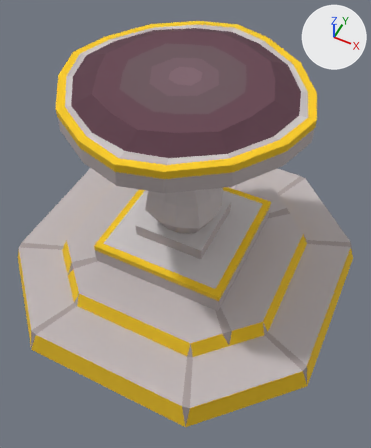
Two versions of the glTF model public/models/restoration-pools.gltf, one commit apart.
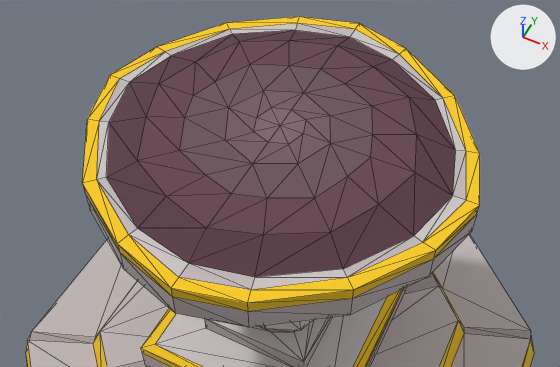
Old and new are each drawn whole from a 50 mm lens placed at (95.0, -190.0, 271.0), pointed at (9.0, -19.0, 58.0) and again close up from a 50 mm lens placed at (77.0, -155.0, 304.0), pointed at (-8.0, 15.0, 92.0). Arrows for +X, +Y and +Z are at upper right; the lights stay in place. The first two pictures are the older version. The close-ups show mesh edges as thin lines. Vertices at exactly the same position are counted once.
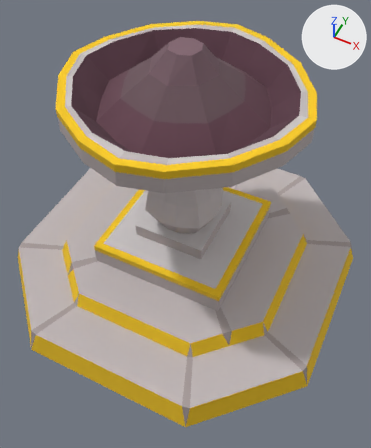
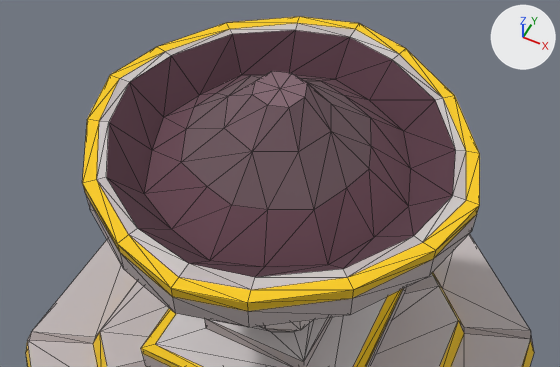
The newer file adds a shape key; the second version is drawn at full value of the shape key 'target_3' of 'Mesh_0', and the change is written as the vertex moves it makes.

Location of each change, [x1, y1, x2, y2] in pixels of the close-ups (560 x 367 px; the box of a moved part takes in the faces that stretch with it):
```json
{"part": 1, "of": "me_mesh_0", "change": "moved or reshaped", "before": [106, 30, 456, 277], "after": [106, 30, 456, 277]}
{"part": 2, "of": "me_mesh_0", "change": "moved or reshaped", "before": [137, 41, 417, 235], "after": [144, 75, 411, 267]}
{"part": 3, "of": "me_mesh_0", "change": "moved or reshaped", "before": [180, 64, 373, 198], "after": [181, 76, 371, 210]}
{"part": 4, "of": "me_mesh_0", "change": "moved or reshaped", "before": [254, 108, 306, 144], "after": [252, 71, 307, 107]}
```

Scene script edits in JSON lines:
```json
{"block": "me_mesh_0", "where": "# used by ob_mesh_0; location = (0.0, 0.0, 0.0)"}
{"op": "remove", "block": "me_mesh_0", "code": "me_mesh_0.from_pydata(...)  # 289 vertices, 546 faces; spans x -100.0..100.0, y -100.0..100.0, z 0.0..138.0"}
{"op": "add", "block": "me_mesh_0", "code": "me_mesh_0.from_pydata(...)  # 289 vertices, 546 faces; spans x -100.0..100.0, y -100.0..100.0, z 0.0..153.0"}
{"block": "me_mesh_0", "change": "me_mesh_0 part 1: 16 of the vertices in x -44.0..44.0, y -45.0..44.0, z 138.0 are moved by (0.0, 0.0, -15.0)"}
{"block": "me_mesh_0", "change": "me_mesh_0 part 2: 16 of the vertices in x -31.0..30.0, y -31.0..30.0, z 138.0 are moved by (0.0, 0.0, -5.0)"}
{"block": "me_mesh_0", "change": "me_mesh_0 part 3: 8 of the vertices in x -18.0..17.0, y -18.0..17.0, z 138.0 are moved by (0.0, 0.0, 5.0)"}
{"block": "me_mesh_0", "change": "me_mesh_0 part 4: all 9 vertices in x -8.0..8.0, y -8.0..8.0, z 138.0 are moved by (0.0, 0.0, 15.0)"}
```
